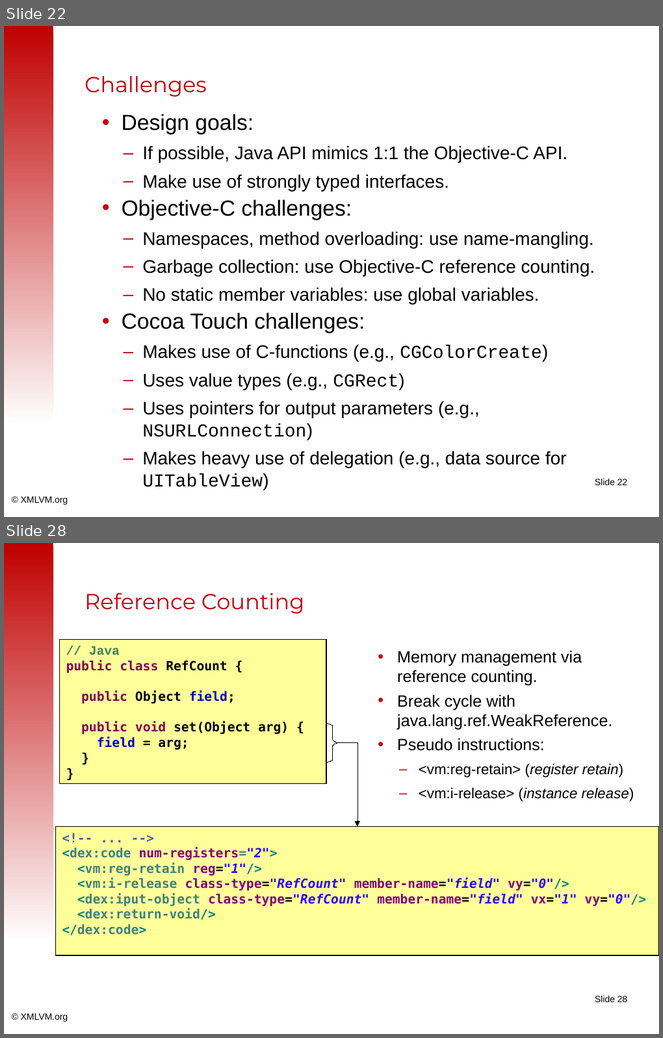
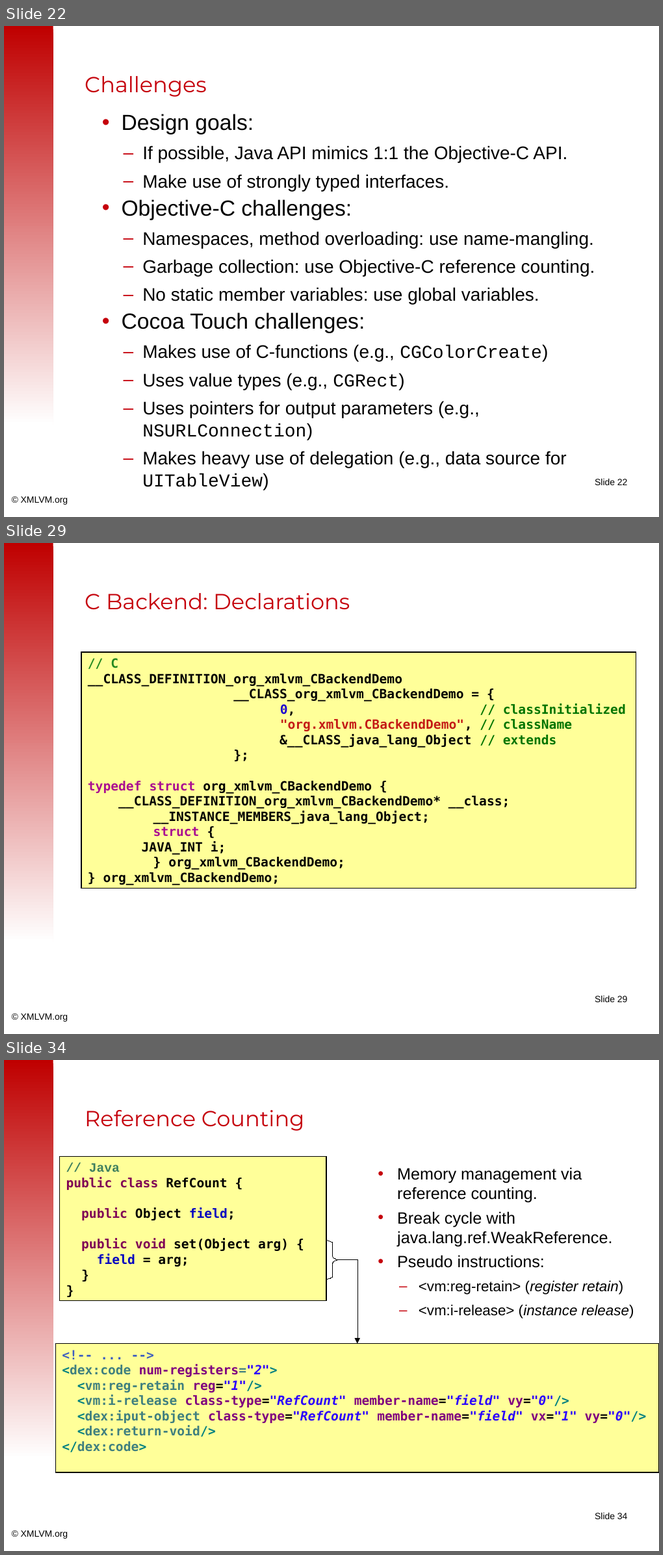
Before and after one commit to tisoft/xmlvm, a slide deck: doc/slides/android2iphone-master.odp. Shown one above the other, each under a label of ours: slides 22 and 28 before the commit, slides 22, 29 and 34 after it; the slides between them are not shown. The pictures are 663x1038 and 663x1555 pixels, drawn with LibreOffice and Linux fonts; fonts in the diff are those of the drawing; background and template pictures are left out. Boxes give left, top, right and bottom in pixels: in the first picture for what was removed or moved away, otherwise in the second. Text is boxed around its words. In the diff, an @@ line names an element or a change of style, - is before the commit and + after.

Commit message:
Added slides for C Backend.

```diff
--- a/doc/slides/android2iphone-master.odp
+++ b/doc/slides/android2iphone-master.odp
@@ slide 29 added at (x1=4, y1=543, x2=659, y2=1034), background #FFFFFF; not listed: 3 template elements that a slide beside it also shows @@
@@ title added at (x1=85, y1=593, x2=350, y2=610), 24 pt, text #C5000B @@
+C Backend: Declarations
@@ rectangle added at (x1=81, y1=652, x2=636, y2=888), fill #FFFF99, outline #000000 0.99 pt, 14 pt, text #000000, bold @@
+// C
+__CLASS_DEFINITION_org_xmlvm_CBackendDemo
+__CLASS_org_xmlvm_CBackendDemo = {
+0, // classInitialized
+"org.xmlvm.CBackendDemo", // className
+&__CLASS_java_lang_Object // extends
+};
+typedef struct org_xmlvm_CBackendDemo {
+__CLASS_DEFINITION_org_xmlvm_CBackendDemo* __class;
+__INSTANCE_MEMBERS_java_lang_Object;
+struct {
+JAVA_INT i;
+} org_xmlvm_CBackendDemo;
+} org_xmlvm_CBackendDemo;
@@ what was slide 28 is now slide 34 @@
@@ page number at (x1=595, y1=1513, x2=628, y2=1520): text changed @@
-Slide 28
+Slide 34
```
Also in this commit, not shown: 5 slides changed, 5 other slides added.
